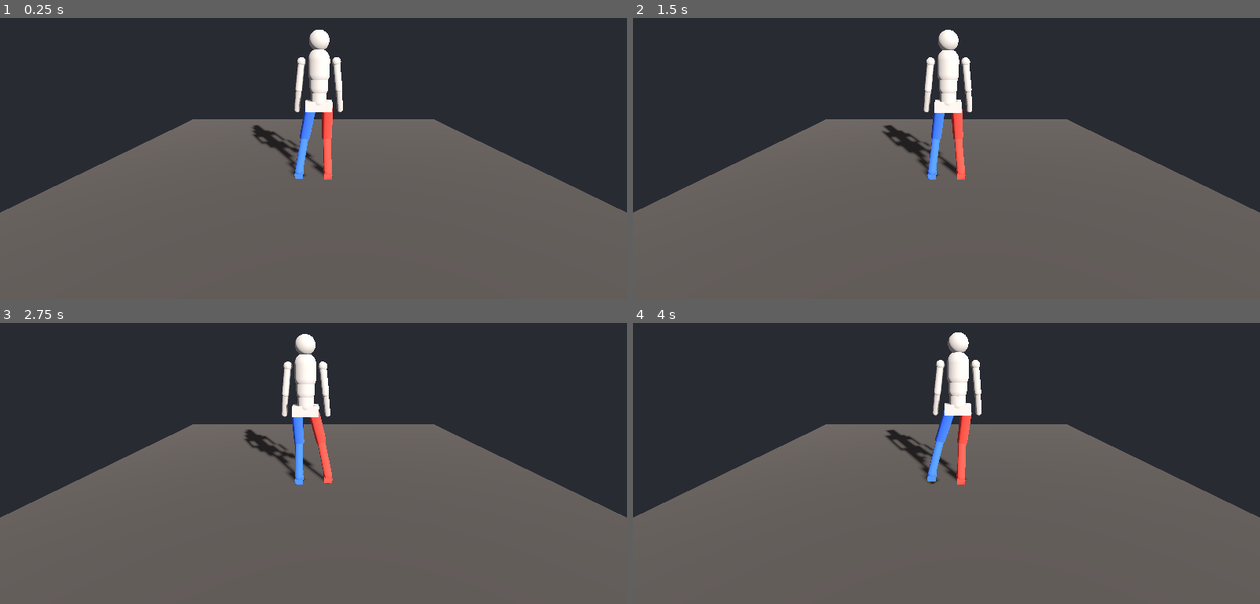
Above: before the commit, frames 1-4 (two rows, left to right).
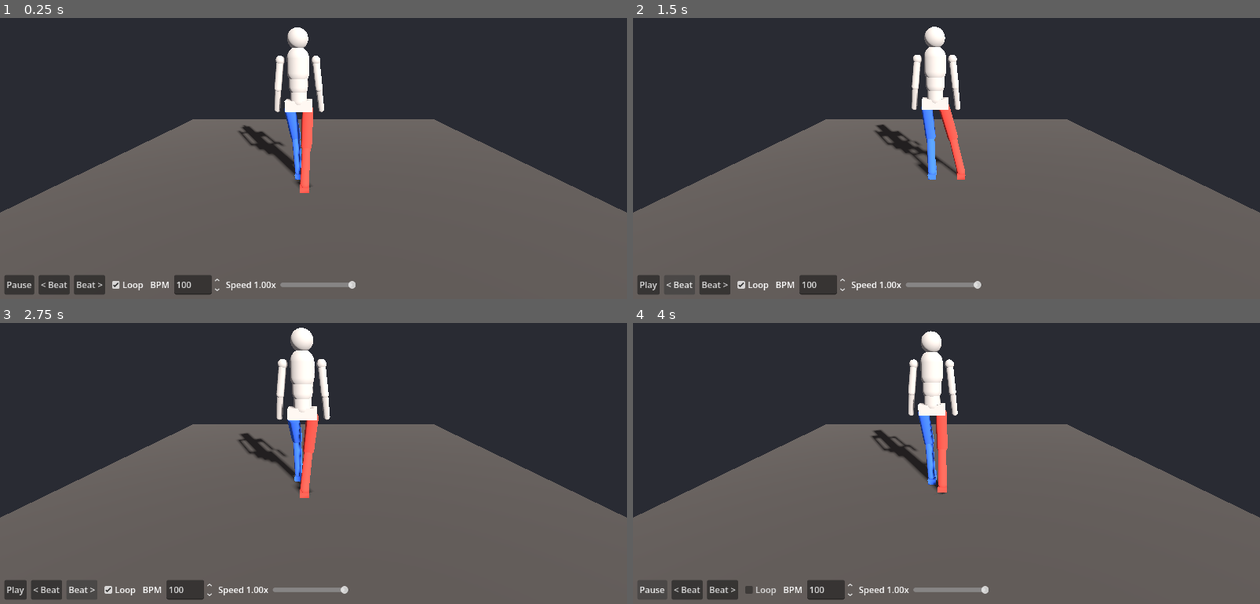
Above: after the commit, the same moments.

Repository: MarAvFe/ensenalsa
Game: Godot game, scene res://scenes/main.tscn
Two runs of this game, one before a commit and one after it. Both use one fixed random seed, a clock stepped at 60 frames per second and the inputs below.
Inputs (mouse positions are in pixels of both pictures, inside the frame that each line leads up to):
- Up to frame 1 (0.25 s): no input
- Up to frame 2 (1.5 s): click (651, 284) at 0.5 s, where only the run after the commit has a clickable "Pause"; click (676, 284) at 1.25 s, where only the run after the commit has a clickable "< Beat"
- Up to frame 3 (2.75 s): click (81, 589) at 2 s, where only the run after the commit has a clickable "Beat >"
- Up to frame 4 (4 s): click (752, 589) at 2.75 s, where only the run after the commit has a clickable "Loop"; click (645, 589) at 3.5 s, where only the run after the commit has a clickable "Play"

The runs differ from the first frame. In frame 1, 5.5% of the frame differs, in the area x 0-57%, y 3-99%; in frame 2, 4.7%; in frame 3, 4.2%; in frame 4, 5.8%, in the area x 0-57%, y 2-99%.

Commit message:
Step 4: JSON routine format, choreography scheduler, playback controls
Weight always leaves a foot before it moves; test checks no slide/pop/jump.

Co-Authored-By: Claude Opus 5.5 <noreply@anthropic.com>

Diff:
--- /dev/null
+++ b/data/routine.json
@@ -0,0 +1,27 @@
+{
+  "params": {
+    "home_L": [-0.18, 0],
+    "home_R": [0.18, 0],
+    "lift": 0.04,
+    "step_arc": 0.04,
+    "tap_height": 0.10,
+    "tap_pitch": 0.45,
+    "pelvis_height": 0.93,
+    "pelvis_over_foot": 0.85,
+    "pelvis_dip": 0.03,
+    "bpm": 100
+  },
+  "routine": ["diagonal_basic"],
+  "basics": {
+    "diagonal_basic": [
+      {"count": 1, "weight": "R", "L": {"target": [-0.18, 0], "action": "lift"},  "R": {"target": [-0.10, -0.30], "action": "step"}},
+      {"count": 2, "weight": "L", "L": {"target": [-0.18, 0], "action": "step"},  "R": {"target": [0.18, 0], "action": "place"}},
+      {"count": 3, "weight": "R", "L": {"target": [-0.18, 0], "action": "lift"},  "R": {"target": [0.18, 0], "action": "step"}},
+      {"count": 4, "weight": "R", "L": {"target": [-0.18, 0], "action": "tap"},   "R": {"target": [0.18, 0], "action": "hold"}},
+      {"count": 5, "weight": "L", "L": {"target": [0.10, -0.30], "action": "step"}, "R": {"target": [0.18, 0], "action": "lift"}},
+      {"count": 6, "weight": "R", "L": {"target": [-0.18, 0], "action": "place"}, "R": {"target": [0.18, 0], "action": "step"}},
+      {"count": 7, "weight": "L", "L": {"target": [-0.18, 0], "action": "step"},  "R": {"target": [0.18, 0], "action": "lift"}},
+      {"count": 8, "weight": "L", "L": {"target": [-0.18, 0], "action": "hold"},  "R": {"target": [0.18, 0], "action": "tap"}}
+    ]
+  }
+}
--- /dev/null
+++ b/scripts/choreo.gd
@@ -0,0 +1,101 @@
+extends RefCounted
+## Routine data -> per-beat foot states -> continuous pose sampling.
+## Beat i is the instant the dancer lands count states[i]; between beats i and i+1
+## the move is split into ordered segments so a foot never moves while it holds weight.
+
+const SIDES := ["L", "R"]
+
+var p: Dictionary # params from the data file
+var states: Array[Dictionary] = [] # {count, basic, weight, action:{L,R}, feet:{L:Vector3,R:Vector3}}
+
+
+func _init(path: String) -> void:
+	var data: Dictionary = JSON.parse_string(FileAccess.get_file_as_string(path))
+	assert(data != null, "bad routine json: " + path)
+	p = data.params
+	var feet := {"L": _v(p.home_L, 0.0), "R": _v(p.home_R, 0.0)}
+	for basic_name in data.routine:
+		for c in data.basics[basic_name]:
+			var actions := {}
+			for side in SIDES:
+				var a: String = c[side].action
+				actions[side] = a
+				if a != "hold":
+					feet[side] = _v(c[side].target, p.lift if a == "lift" else 0.0)
+			states.append({"count": int(c.count), "basic": basic_name, "weight": c.weight,
+				"action": actions, "feet": feet.duplicate()})
+
+
+## Dancer-frame foot position (x, lift, z).
+func _v(xz: Array, y: float) -> Vector3:
+	return Vector3(xz[0], y, xz[1])
+
+
+func size() -> int:
+	return states.size()
+
+
+static func _other(side: String) -> String:
+	return "R" if side == "L" else "L"
+
+
+## Ordered segments for the move from state a to state b: ["w", side] shifts weight, ["m", side] moves a foot.
+func segments(a: Dictionary, b: Dictionary) -> Array:
+	var movers := SIDES.filter(func(s): return not a.feet[s].is_equal_approx(b.feet[s]) or b.action[s] == "tap")
+	var w0: String = a.weight
+	var w1: String = b.weight
+	var segs := []
+	if movers.is_empty():
+		if w0 != w1:
+			segs.append(["w", w1])
+	elif movers.size() == 1:
+		var f: String = movers[0]
+		var support := _other(f)
+		if w0 != support:
+			segs.append(["w", support])
+		segs.append(["m", f])
+		if w1 != support:
+			segs.append(["w", w1])
+	else: # the foot that ends with weight moves first, then takes weight, then the other moves
+		var second := _other(w1)
+		if w0 != second:
+			segs.append(["w", second])
+		segs += [["m", w1], ["w", w1], ["m", second]]
+	return segs
+
+
+## Pose at time t (beats, already wrapped into [0, size())).
+func sample(t: float) -> Dictionary:
+	var i := int(floor(t))
+	var a: Dictionary = states[i]
+	var b: Dictionary = states[(i + 1) % states.size()]
+	var s := t - i
+	var feet: Dictionary = a.feet.duplicate()
+	var pitch := {"L": 0.0, "R": 0.0}
+	var w_r := 1.0 if a.weight == "R" else 0.0
+	var dip := 0.0
+	var segs := segments(a, b)
+	var total := 0.0
+	for g in segs:
+		total += 1.0 if g[0] == "m" else 0.6
+	var start := 0.0
+	for g in segs:
+		var dur := (1.0 if g[0] == "m" else 0.6) / total
+		var u := clampf((s - start) / dur, 0.0, 1.0)
+		var e := smoothstep(0.0, 1.0, u)
+		var bump := sin(PI * u)
+		var side: String = g[1]
+		if g[0] == "w":
+			w_r = lerpf(w_r, 1.0 if side == "R" else 0.0, e)
+			dip = maxf(dip, p.pelvis_dip * bump)
+		else:
+			var f0: Vector3 = a.feet[side]
+			var f1: Vector3 = b.feet[side]
+			var tap: bool = b.action[side] == "tap"
+			var moved := Vector2(f0.x, f0.z).distance_to(Vector2(f1.x, f1.z)) > 0.001
+			var arc: float = p.tap_height if tap else (p.step_arc if moved else 0.0)
+			feet[side] = f0.lerp(f1, e) + Vector3(0, arc * bump, 0)
+			if tap:
+				pitch[side] = -p.tap_pitch * bump
+		start += dur
+	return {"feet": feet, "pitch": pitch, "w_r": w_r, "dip": dip, "state": a}
--- a/scripts/main.gd
+++ b/scripts/main.gd
@@ -1,16 +1,106 @@
 extends Node3D
-## Step 3 demo: weight rocks L <-> R, the unweighted foot lifts.
+## Playback: BPM, play/pause, beat stepping, loop, speed multiplier.
+
+const Choreo := preload("res://scripts/choreo.gd")
 
 @onready var dancer := $Dancer
 
-var t := 0.0
+var ch: Choreo
+var t := -1.0 # beats; -1 wraps to the last count so playback starts by stepping into count 1
+var playing := true
+var looping := true
+var bpm := 100.0
+var speed := 1.0
+
+var ui := {}
+
+
+func _ready() -> void:
+	ch = Choreo.new("res://data/routine.json")
+	bpm = ch.p.bpm
+	t = fposmod(t, ch.size())
+	_build_ui()
 
 
 func _process(dt: float) -> void:
-	t += dt
-	var w_r := 0.5 + 0.5 * sin(t * 2.0)
-	var feet := {
-		"L": Vector3(-0.18, 0.04 * clampf((w_r - 0.7) / 0.3, 0, 1), 0),
-		"R": Vector3(0.18, 0.04 * clampf((0.3 - w_r) / 0.3, 0, 1), 0),
-	}
-	dancer.apply(feet, {}, w_r, 0.85, 0.93, 0.03 * absf(cos(t * 2.0)))
+	if playing:
+		t += dt * bpm / 60.0 * speed
+		if t >= ch.size() and not looping:
+			t = ch.size() - 1
+			playing = false
+		t = fposmod(t, ch.size())
+	var pose := ch.sample(t)
+	dancer.apply(pose.feet, pose.pitch, pose.w_r, ch.p.pelvis_over_foot, ch.p.pelvis_height, pose.dip)
+	ui.play.text = "Pause" if playing else "Play"
+
+
+func step_beat(dir: int) -> void:
+	playing = false
+	t = fposmod(roundf(t) + dir, ch.size())
+
+
+func _unhandled_key_input(e: InputEvent) -> void:
+	if not e.is_pressed():
+		return
+	match e.keycode:
+		KEY_SPACE: playing = not playing
+		KEY_RIGHT: step_beat(1)
+		KEY_LEFT: step_beat(-1)
+
+
+func _build_ui() -> void:
+	var layer := CanvasLayer.new()
+	add_child(layer)
+	var bar := HBoxContainer.new()
+	bar.set_anchors_preset(Control.PRESET_BOTTOM_WIDE)
+	bar.offset_left = 8
+	bar.offset_top = -44
+	bar.offset_bottom = -8
+	bar.add_theme_constant_override("separation", 8)
+	layer.add_child(bar)
+
+	ui.play = _button(bar, "Pause", func(): playing = not playing)
+	_button(bar, "< Beat", step_beat.bind(-1))
+	_button(bar, "Beat >", step_beat.bind(1))
+	var loop := CheckBox.new()
+	loop.text = "Loop"
+	loop.button_pressed = looping
+	loop.toggled.connect(func(on): looping = on)
+	loop.focus_mode = Control.FOCUS_NONE
+	bar.add_child(loop)
+
+	_label(bar, "BPM")
+	var bpm_box := SpinBox.new()
+	bpm_box.min_value = 40
+	bpm_box.max_value = 220
+	bpm_box.value = bpm
+	bpm_box.value_changed.connect(func(v): bpm = v)
+	bar.add_child(bpm_box)
+
+	var speed_lbl := _label(bar, "Speed 1.00x")
+	var sl := HSlider.new()
+	sl.min_value = 0.25
+	sl.max_value = 1.0
+	sl.step = 0.05
+	sl.value = speed
+	sl.custom_minimum_size.x = 140
+	sl.size_flags_vertical = Control.SIZE_SHRINK_CENTER
+	sl.focus_mode = Control.FOCUS_NONE
+	sl.value_changed.connect(func(v): speed = v; speed_lbl.text = "Speed %.2fx" % v)
+	bar.add_child(sl)
+
+
+func _button(parent: Control, text: String, cb: Callable) -> Button:
+	var b := Button.new()
+	b.text = text
+	b.focus_mode = Control.FOCUS_NONE # keep Space/arrows for the shortcuts
+	b.pressed.connect(cb)
+	parent.add_child(b)
+	return b
+
+
+func _label(parent: Control, text: String) -> Label:
+	var l := Label.new()
+	l.text = text
+	parent.add_child(l)
+	return l
--- /dev/null
+++ b/tests/test_choreo.gd
@@ -0,0 +1,37 @@
+extends SceneTree
+## Run: godot --headless --path . -s res://tests/test_choreo.gd
+## Checks over the whole routine: the weight-bearing foot never slides, every IK target
+## is reachable (no knee pop), and nothing jumps between samples (no teleporting).
+
+func _initialize() -> void:
+	var ch = load("res://scripts/choreo.gd").new("res://data/routine.json")
+	var d: Node3D = load("res://scripts/dancer.gd").new()
+	root.add_child(d)
+	await process_frame
+	var fails := 0
+	var n := 4000
+	var prev = null
+	for k in n + 1:
+		var t := fposmod(float(k) / n * ch.size() - 1.0, ch.size())
+		var pose: Dictionary = ch.sample(t)
+		d.apply(pose.feet, pose.pitch, pose.w_r, ch.p.pelvis_over_foot, ch.p.pelvis_height, pose.dip)
+		for side in ["L", "R"]:
+			var leg: Dictionary = d.legs[side]
+			var f: Vector3 = pose.feet[side]
+			var target: Vector3 = d.global_transform * Vector3(f.x, d.ANKLE_H + f.y, -f.z)
+			if leg.hip.global_position.distance_to(target) > d.THIGH + d.SHIN - 0.002:
+				fails += 1
+				printerr("FAIL unreachable %s t=%.3f" % [side, t])
+			if prev != null:
+				var share: float = pose.w_r if side == "R" else 1.0 - pose.w_r
+				var prev_share: float = prev.w_r if side == "R" else 1.0 - prev.w_r
+				var moved: float = f.distance_to(prev.feet[side])
+				if share > 0.5 and prev_share > 0.5 and moved > 1e-6:
+					fails += 1
+					printerr("FAIL weighted %s slid %.4f at t=%.3f" % [side, moved, t])
+				if moved > 0.03:
+					fails += 1
+					printerr("FAIL %s jumped %.3f at t=%.3f" % [side, moved, t])
+		prev = pose
+	print("Choreo test (%d beats): %s" % [ch.size(), "PASS" if fails == 0 else "%d FAILS" % fails])
+	quit(fails)
Not shown, added: scripts/choreo.gd.uid
Not shown, added: tests/test_choreo.gd.uid
